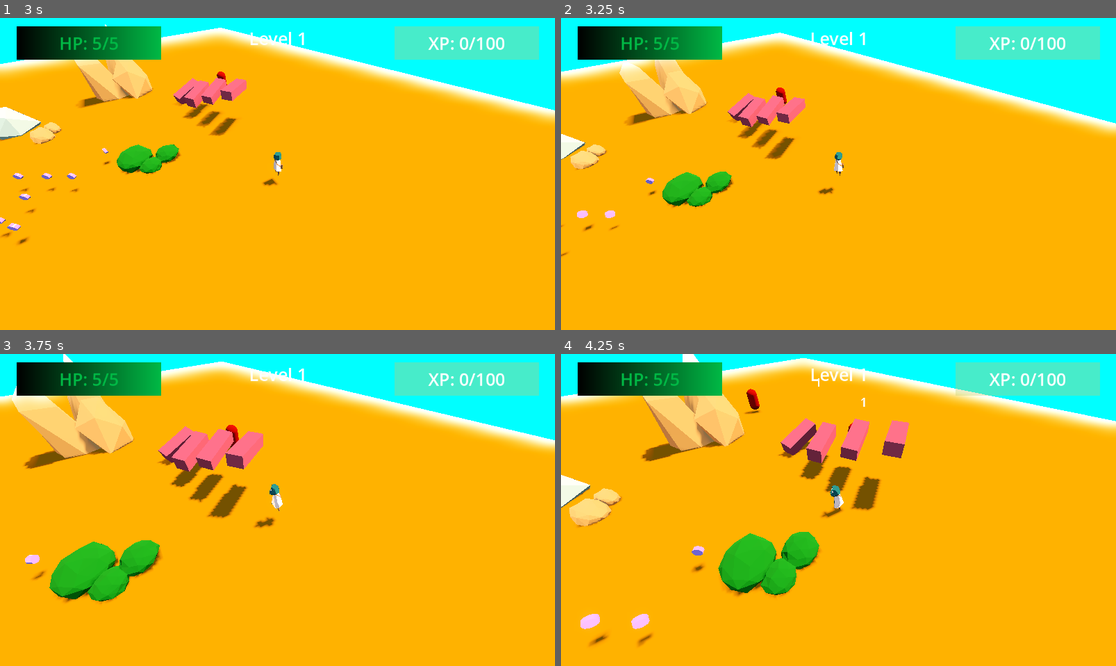
Above: before the commit, frames 1-4 (two rows, left to right).
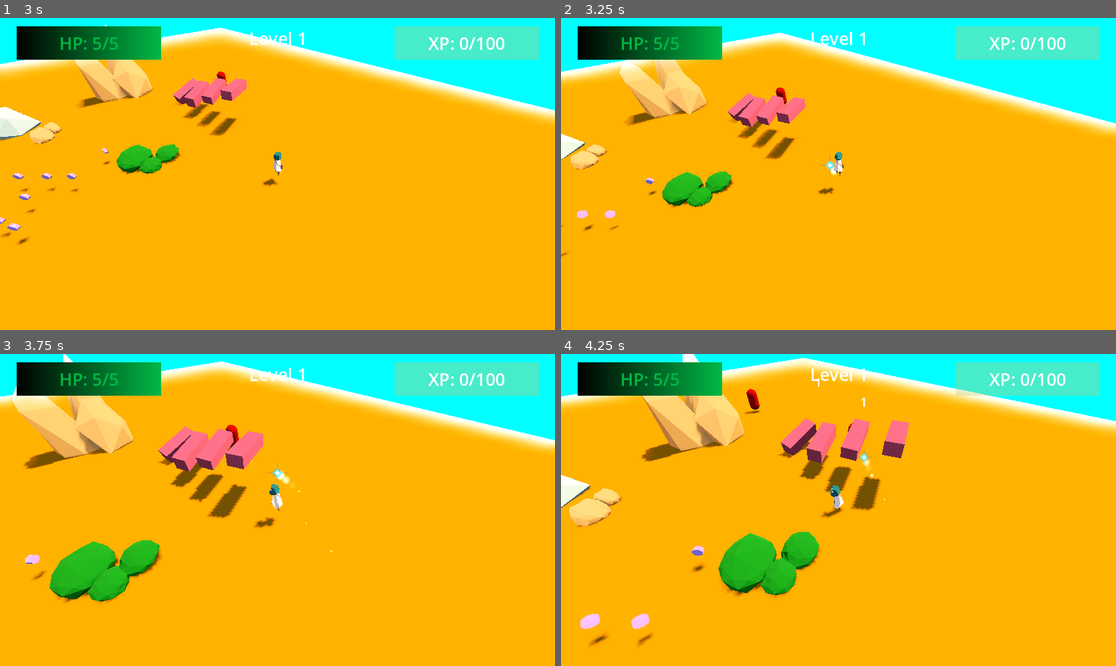
Above: after the commit, the same moments.

Repository: DeepRestGames/EcoDungeon
Game: Godot game, scene res://scenes/PrototypeScene_Weapons_01.tscn
Same seed, same stepped clock (60 frames per second), same inputs: the game is played once before the commit and once after it. A sky picture missing from this copy of the repository is replaced by a grey-blue gradient.
Inputs (mouse positions are in pixels of both pictures, inside the frame that each line leads up to):
- Up to frame 1 (3 s): tap Enter at 0.5 s; move the mouse to (399, 158) at 0.52 s; hold D (move_right) 0.53-1.28 s; tap Space (spacebar) at 0.6, 2.85 s; move the mouse to (166, 189) at 1.27 s; hold S (move_down) 1.28-2.03 s; tap Mouse wheel up (zoom_in) at 1.35 s; move the mouse to (333, 105) at 2.02 s; hold D (move_right) 2.03-2.78 s; hold Mouse wheel down (zoom_out) 2.03-2.78 s; move the mouse to (249, 236) at 2.77 s; hold W (move_up) from 2.78 s (still down)
- Up to frame 2 (3.25 s): keep holding W (move_up)
- Up to frame 3 (3.75 s): move the mouse to (444, 556) at 3.52 s; release W (move_up) at 3.53 s; hold A (move_left) from 3.53 s (still down); hold Mouse wheel up (zoom_in) from 3.53 s (still down)
- Up to frame 4 (4.25 s): keep holding A (move_left); keep holding Mouse wheel up (zoom_in)

Frame 1 is identical in both runs. In frame 2, less than 0.1% of the frame differs, in the area x 47-50%, y 44-51%; in frame 3, 0.1%, in the area x 45-60%, y 34-64%; in frame 4, less than 0.1%.

Commit message:
Turned projectiles visible (magic wand style)

Diff:
--- a/scenes/weapons/Projectile.tscn
+++ b/scenes/weapons/Projectile.tscn
@@ -1,6 +1,8 @@
-[gd_scene load_steps=5 format=3 uid="uid://djnmr5ceovg88"]
+[gd_scene load_steps=26 format=3 uid="uid://djnmr5ceovg88"]
 
 [ext_resource type="Script" path="res://scripts/Projectile.gd" id="1_xhi56"]
+[ext_resource type="Texture2D" uid="uid://dq230k56yewau" path="res://assets/2d/particles/kenney_particle-pack/PNG (Transparent)/star_06.png" id="2_ev88m"]
+[ext_resource type="Texture2D" uid="uid://cudg8ldkwnlxw" path="res://assets/2d/particles/kenney_particle-pack/PNG (Transparent)/circle_05.png" id="3_xmcex"]
 
 [sub_resource type="SphereShape3D" id="SphereShape3D_3uyy1"]
 radius = 0.25
@@ -15,6 +17,115 @@
 material = SubResource("StandardMaterial3D_gbceu")
 radius = 0.25
 height = 0.5
+
+[sub_resource type="StandardMaterial3D" id="StandardMaterial3D_i1pio"]
+transparency = 1
+blend_mode = 1
+shading_mode = 0
+albedo_texture = ExtResource("2_ev88m")
+billboard_mode = 3
+billboard_keep_scale = true
+particles_anim_h_frames = 1
+particles_anim_v_frames = 1
+particles_anim_loop = false
+grow_amount = 2.684
+
+[sub_resource type="Gradient" id="Gradient_r12vy"]
+offsets = PackedFloat32Array(0, 0.271605)
+colors = PackedColorArray(1, 1, 1, 1, 0, 0.538973, 0.772839, 1)
+
+[sub_resource type="GradientTexture1D" id="GradientTexture1D_7h8er"]
+gradient = SubResource("Gradient_r12vy")
+
+[sub_resource type="ParticleProcessMaterial" id="ParticleProcessMaterial_3uq8t"]
+gravity = Vector3(0, 0, 0)
+scale_min = 0.5
+scale_max = 0.5
+color_ramp = SubResource("GradientTexture1D_7h8er")
+
+[sub_resource type="QuadMesh" id="QuadMesh_n13na"]
+
+[sub_resource type="QuadMesh" id="QuadMesh_g0uhk"]
+
+[sub_resource type="StandardMaterial3D" id="StandardMaterial3D_bt0d7"]
+transparency = 1
+shading_mode = 0
+albedo_color = Color(0, 0.847059, 1, 1)
+albedo_texture = ExtResource("2_ev88m")
+billboard_mode = 3
+billboard_keep_scale = true
+particles_anim_h_frames = 1
+particles_anim_v_frames = 1
+particles_anim_loop = false
+
+[sub_resource type="ParticleProcessMaterial" id="ParticleProcessMaterial_uugqv"]
+gravity = Vector3(0, 0, 0)
+
+[sub_resource type="QuadMesh" id="QuadMesh_oqtub"]
+
+[sub_resource type="StandardMaterial3D" id="StandardMaterial3D_brnvf"]
+transparency = 1
+blend_mode = 1
+shading_mode = 0
+vertex_color_use_as_albedo = true
+albedo_texture = ExtResource("3_xmcex")
+billboard_mode = 3
+billboard_keep_scale = true
+particles_anim_h_frames = 1
+particles_anim_v_frames = 1
+particles_anim_loop = false
+
+[sub_resource type="Gradient" id="Gradient_bgnmf"]
+offsets = PackedFloat32Array(0, 0.497942, 1)
+colors = PackedColorArray(1.54018e-06, 0.544304, 0.797944, 1, 0, 0.686275, 1, 1, 0, 0.686275, 1, 0)
+
+[sub_resource type="GradientTexture1D" id="GradientTexture1D_lsrtq"]
+gradient = SubResource("Gradient_bgnmf")
+
+[sub_resource type="Curve" id="Curve_ic2on"]
+_data = [Vector2(0, 0.852049), 0.0, 0.0, 0, 0, Vector2(0.258303, 1), 0.0, 0.0, 0, 0, Vector2(0.745387, 1), 0.0, 0.0, 0, 0, Vector2(1, 0.881639), 0.0, 0.0, 0, 0]
+point_count = 4
+
+[sub_resource type="CurveTexture" id="CurveTexture_6y8ns"]
+curve = SubResource("Curve_ic2on")
+
+[sub_resource type="ParticleProcessMaterial" id="ParticleProcessMaterial_a3gc8"]
+gravity = Vector3(0, 0, 0)
+scale_max = 1.5
+scale_curve = SubResource("CurveTexture_6y8ns")
+color_ramp = SubResource("GradientTexture1D_lsrtq")
+
+[sub_resource type="StandardMaterial3D" id="StandardMaterial3D_anxrj"]
+transparency = 1
+blend_mode = 1
+shading_mode = 0
+albedo_color = Color(0.607843, 1, 1, 1)
+albedo_texture = ExtResource("2_ev88m")
+billboard_mode = 3
+billboard_keep_scale = true
+particles_anim_h_frames = 1
+particles_anim_v_frames = 1
+particles_anim_loop = false
+grow_amount = 2.684
+
+[sub_resource type="Curve" id="Curve_x6ibj"]
+min_value = -2.0
+max_value = 2.0
+_data = [Vector2(0, 1), 0.0, 0.0, 0, 0, Vector2(1, 1), 0.0, 0.0, 0, 0]
+point_count = 2
+
+[sub_resource type="CurveTexture" id="CurveTexture_b28qw"]
+curve = SubResource("Curve_x6ibj")
+
+[sub_resource type="ParticleProcessMaterial" id="ParticleProcessMaterial_o53tb"]
+emission_shape = 1
+emission_sphere_radius = 0.1
+orbit_velocity_max = 0.2
+orbit_velocity_curve = SubResource("CurveTexture_b28qw")
+radial_velocity_max = 1.0
+gravity = Vector3(0, 0, 0)
+scale_min = 0.2
+scale_max = 0.6
 
 [node name="Projectile" type="CharacterBody3D"]
 collision_layer = 16
@@ -31,3 +142,45 @@
 [node name="Lifetime" type="Timer" parent="."]
 wait_time = 1.5
 one_shot = true
+
+[node name="MagicWand" type="Node3D" parent="."]
+transform = Transform3D(2, 0, 0, 0, 2, 0, 0, 0, 2, 0, 0, 0)
+
+[node name="WhiteCenter" type="GPUParticles3D" parent="MagicWand"]
+material_override = SubResource("StandardMaterial3D_i1pio")
+amount = 1
+interp_to_end = 1.0
+local_coords = true
+process_material = SubResource("ParticleProcessMaterial_3uq8t")
+draw_passes = 2
+draw_pass_1 = SubResource("QuadMesh_n13na")
+draw_pass_2 = SubResource("QuadMesh_g0uhk")
+
+[node name="BlueBorder" type="GPUParticles3D" parent="MagicWand"]
+sorting_offset = -1.0
+material_override = SubResource("StandardMaterial3D_bt0d7")
+amount = 1
+interp_to_end = 1.0
+local_coords = true
+process_material = SubResource("ParticleProcessMaterial_uugqv")
+draw_pass_1 = SubResource("QuadMesh_oqtub")
+
+[node name="BlueTrail" type="GPUParticles3D" parent="MagicWand"]
+sorting_offset = -2.0
+material_override = SubResource("StandardMaterial3D_brnvf")
+amount = 20
+lifetime = 0.3
+interp_to_end = 0.5
+process_material = SubResource("ParticleProcessMaterial_a3gc8")
+draw_pass_1 = SubResource("QuadMesh_oqtub")
+
+[node name="WhiteStarTrail" type="GPUParticles3D" parent="MagicWand"]
+material_override = SubResource("StandardMaterial3D_anxrj")
+amount = 5
+lifetime = 0.6
+interp_to_end = 1.0
+randomness = 0.5
+process_material = SubResource("ParticleProcessMaterial_o53tb")
+draw_passes = 2
+draw_pass_1 = SubResource("QuadMesh_n13na")
+draw_pass_2 = SubResource("QuadMesh_g0uhk")
Not shown, changed: assets/2d/particles/kenney_particle-pack/License.txt
